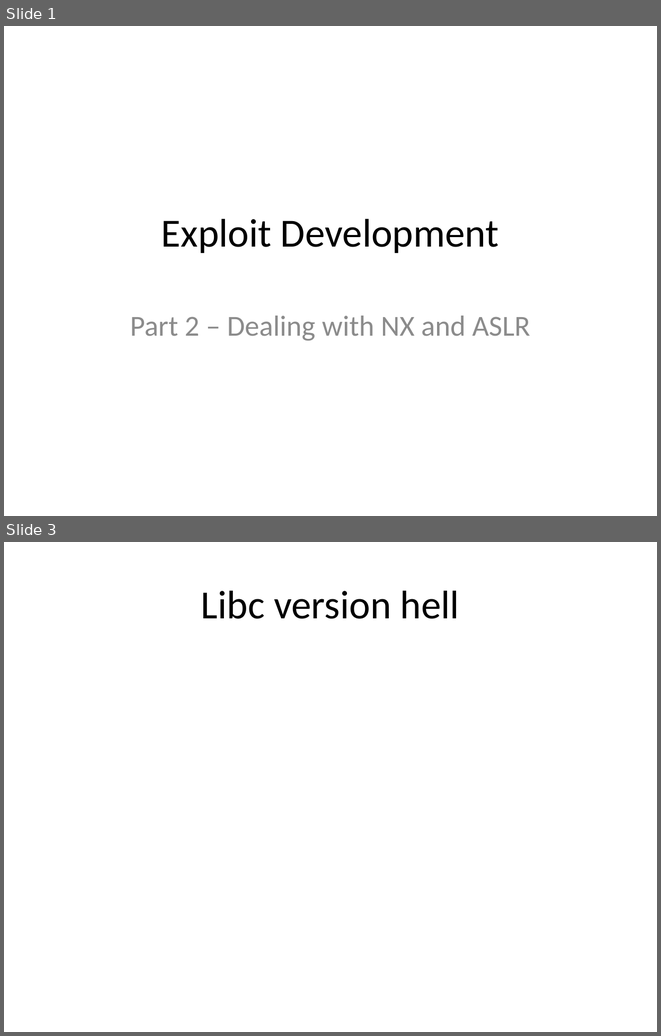
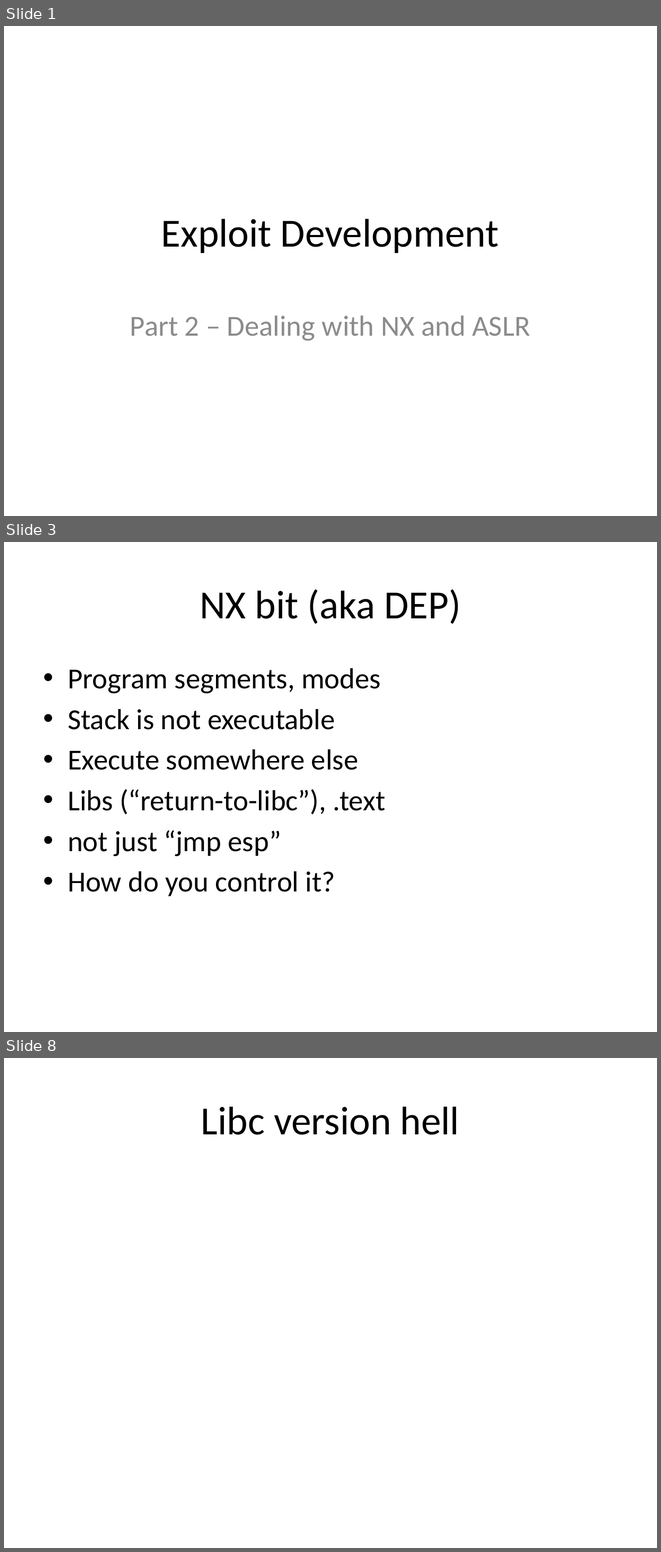
Before and after one commit to m0t/liatioan, a slide deck: slides-2.pptx. Shown one above the other, each under a label of ours: slides 1 and 3 before the commit, slides 1, 3 and 8 after it; the slides between them are not shown. The pictures are 661x1036 and 661x1552 pixels, drawn with LibreOffice and Linux fonts; fonts in the diff are those of the drawing. Boxes give left, top, right and bottom in pixels: in the first picture for what was removed or moved away, otherwise in the second. Text is boxed around its words. In the diff, an @@ line names an element or a change of style, - is before the commit and + after.

```diff
--- a/slides-2.pptx
+++ b/slides-2.pptx
@@ slide 3 added at [4,542,657,1032], background #FFFFFF @@
@@ title added at [200,589,461,624], 44 pt, text #000000 @@
+NX bit (aka DEP)
@@ text added at [68,668,385,896], 32 pt, text #000000 @@
+• Program segments, modes
+• Stack is not executable
+• Execute somewhere else
+• Libs (“return-to-libc”), .text
+• not just “jmp esp”
+• How do you control it?
@@ what was slide 3 is now slide 8 @@
```
Also in this commit, not shown: 5 other slides added, 1 slide removed, 1 other file.
